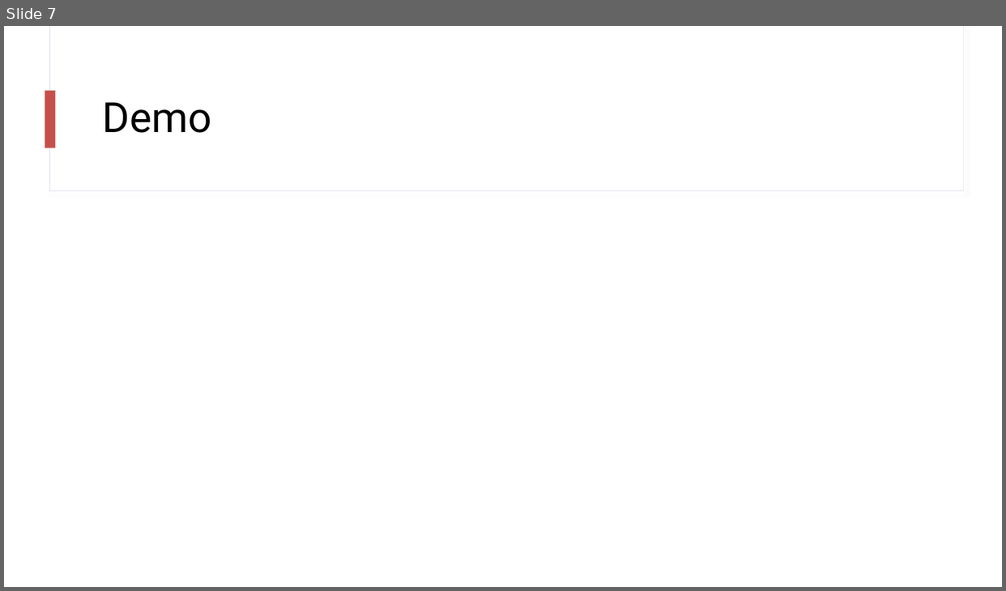
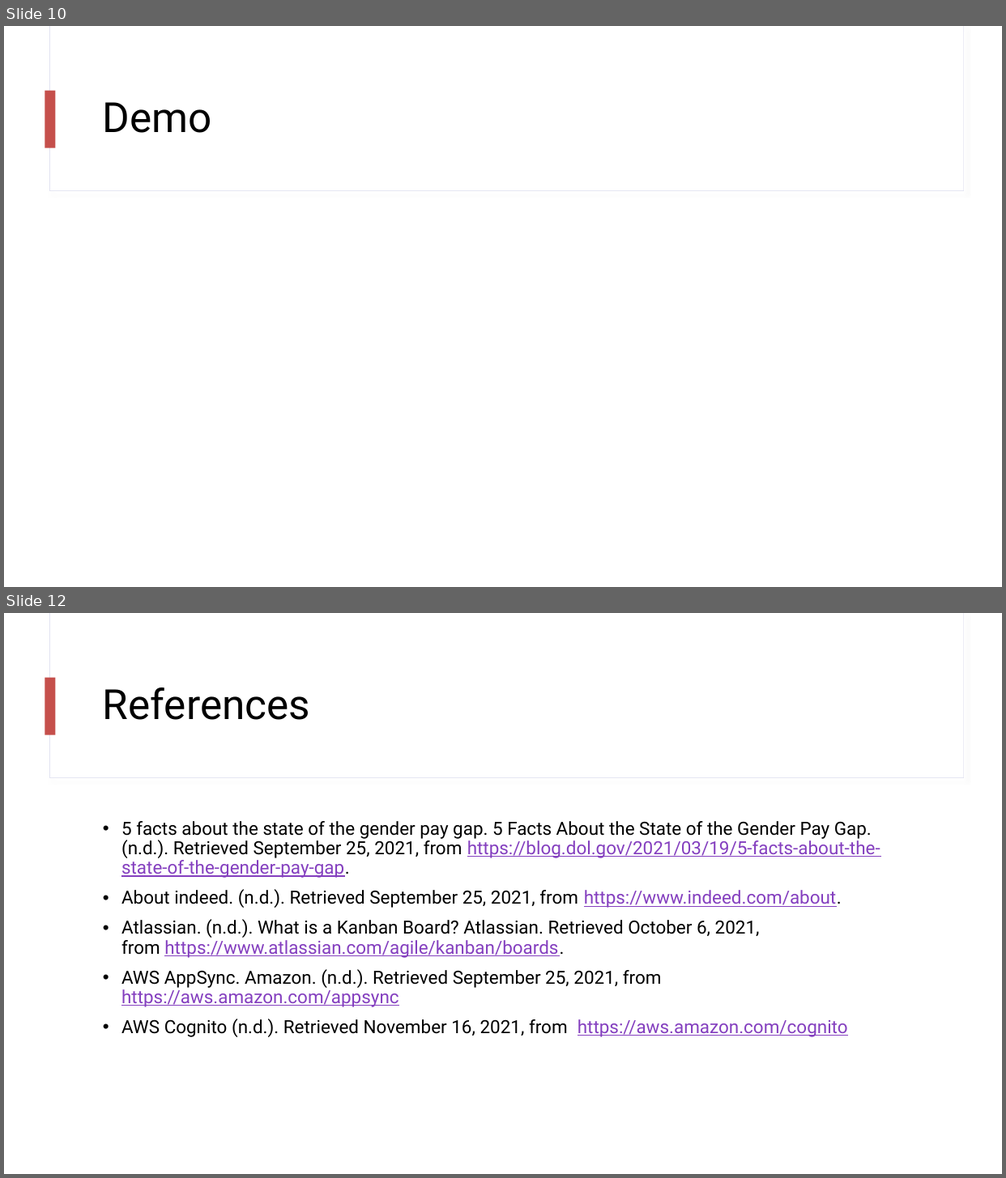
Before and after one commit to mpiantella/tiffin-capstone, a slide deck: packages/ui/public/Capstone Presentation.pptx. Shown one above the other, each under a label of ours: slide 7 before the commit, slides 10 and 12 after it; the slides between them are not shown. The pictures are 1006x591 and 1006x1178 pixels, drawn with LibreOffice and Linux fonts; fonts in the diff are those of the drawing. Boxes give left, top, right and bottom in pixels: in the first picture for what was removed or moved away, otherwise in the second. Text is boxed around its words. In the diff, an @@ line names an element or a change of style, - is before the commit and + after.

```diff
--- a/packages/ui/public/Capstone Presentation.pptx
+++ b/packages/ui/public/Capstone Presentation.pptx
@@ slide 12 added at [4, 613, 1002, 1174], background #FFFFFF; not listed: 3 template elements that a slide beside it also shows @@
@@ title added at [103, 688, 310, 720], 40 pt, text #000000 @@
+References
@@ text added at [121, 821, 880, 1037], 17.5 pt, text #000000 @@
+• 5 facts about the state of the gender pay gap. 5 Facts About the State of the Gender Pay Gap. (n.d.). Retrieved September 25, 2021, from https://blog.dol.gov/2021/03/19/5-facts-about-the-state-of-the-gender-pay-gap.
+• About indeed. (n.d.). Retrieved September 25, 2021, from https://www.indeed.com/about.
+• Atlassian. (n.d.). What is a Kanban Board? Atlassian. Retrieved October 6, 2021, from https://www.atlassian.com/agile/kanban/boards.
+• AWS AppSync. Amazon. (n.d.). Retrieved September 25, 2021, from https://aws.amazon.com/appsync
+• AWS Cognito (n.d.). Retrieved November 16, 2021, from https://aws.amazon.com/cognito
@@ what was slide 7 is now slide 10 @@
```
Also in this commit, not shown: 2 slides changed, 6 other slides added, 3 slides removed, 10 other files.
